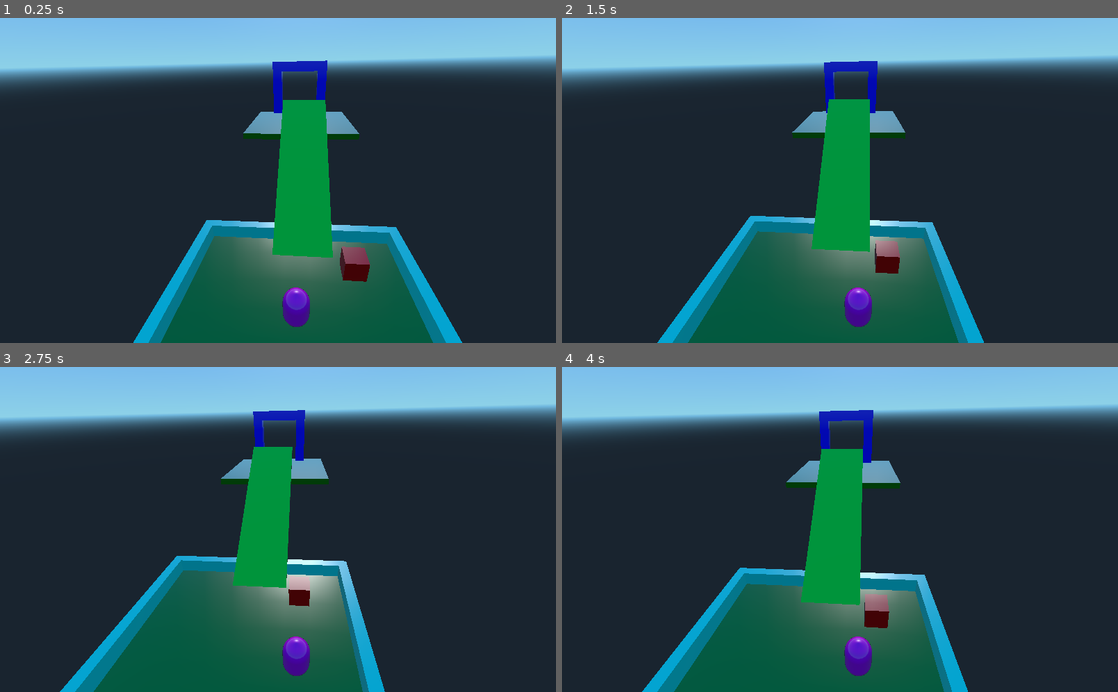
Above: before the commit, frames 1-4 (two rows, left to right).
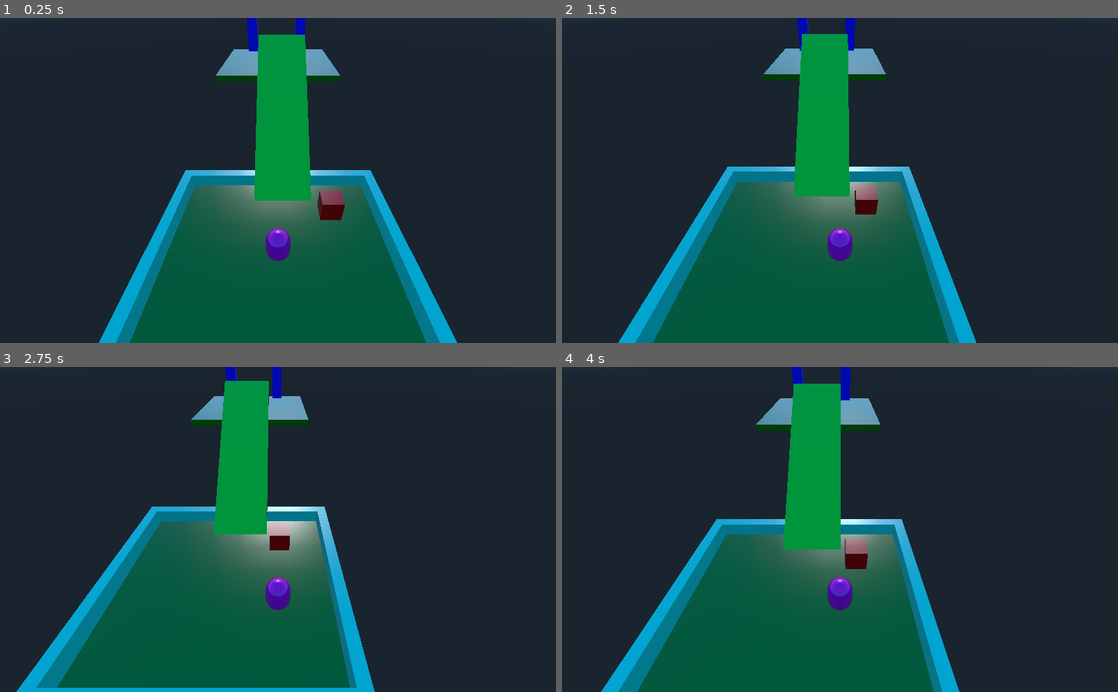
Above: after the commit, the same moments.

Repository: TheGrai/RoboPlus
Game: Godot game, scene res://Main.tscn
Two runs of this game, one before a commit and one after it. Both use one fixed random seed, a clock stepped at 60 frames per second and the inputs below.
Inputs:
- Up to frame 1 (0.25 s): no input
- Up to frame 2 (1.5 s): tap Enter at 0.5 s; hold Right (ui_right) 0.53-1.28 s; hold Down (ui_down) from 1.28 s (still down)
- Up to frame 3 (2.75 s): release Down (ui_down) at 2.03 s; hold Right (ui_right) from 2.03 s (still down)
- Up to frame 4 (4 s): release Right (ui_right) at 2.78 s; hold Up (ui_up) 2.78-3.53 s; hold Left (ui_left) from 3.53 s (still down)

The runs differ from the first frame. In frame 1, 39% of the frame differs, in the area x 0-100%, y 0-100%; in frame 2, 40%; in frame 3, 41%; in frame 4, 40%.

Commit message:
Added Fonts
+ Source Sans Pro Font

Diff:
--- a/Main.tscn
+++ b/Main.tscn
@@ -57,7 +57,7 @@
 
 [node name="Camera" type="Camera" parent="Player" index="2"]
 
-transform = Transform( 0.995741, -0.0214699, 0.0896543, -0.0896247, -0.453237, 0.886873, 0.0215936, -0.891132, -0.453231, 0, 11, -16 )
+transform = Transform( 1, 0, 0, 0, -0.642788, 0.766044, 0, -0.766044, -0.642788, 0, 11, -16 )
 keep_aspect = 1
 cull_mask = 1048575
 environment = null
@@ -70,6 +70,7 @@
 size = 1.0
 near = 0.05
 far = 100.0
+_sections_unfolded = [ "Transform" ]
 
 [node name="Ball" parent="." index="8" instance=ExtResource( 8 )]
 
Not shown, added: Fonts/SIL Open Font License.txt
Binary file added: Fonts/SourceSansPro-Bold.otf
Binary file added: Fonts/SourceSansPro-BoldIt.otf
Binary file added: Fonts/SourceSansPro-It.otf
Binary file added: Fonts/SourceSansPro-Light.otf
Binary file added: Fonts/SourceSansPro-LightIt.otf
Binary file added: Fonts/SourceSansPro-Regular.otf
Binary file added: Fonts/SourceSansPro-Semibold.otf
Binary file added: Fonts/SourceSansPro-SemiboldIt.otf
